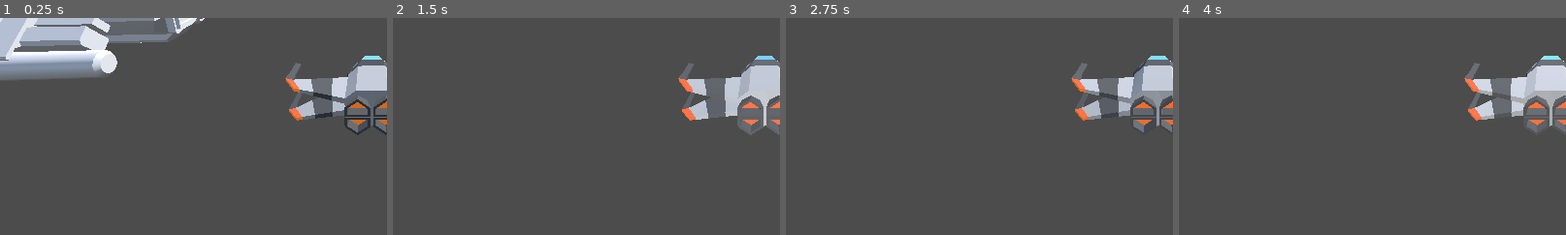
Above: before the commit, frames 1-4 (left to right).
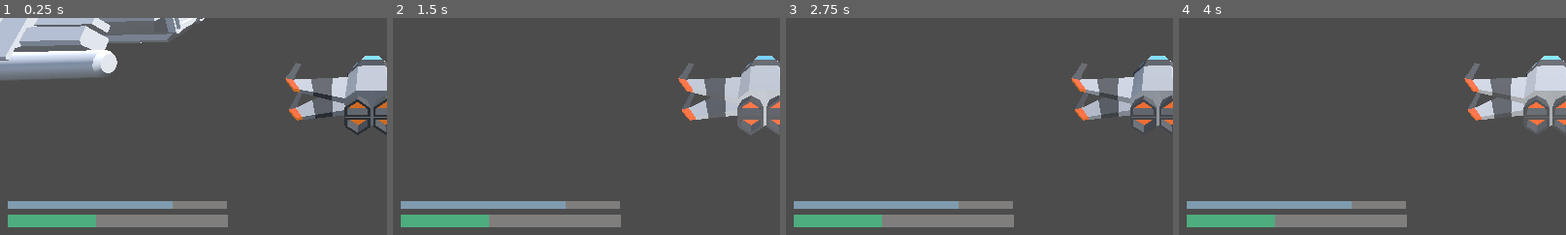
Above: after the commit, the same moments.

Repository: matousposp08/SpaceGame
Game: Godot game, scene res://scenes/lvl_1.tscn
The game is run twice, just before and just after one commit, with the same random seed, the same clock (stepped at 60 frames per second) and the same inputs. This scene is started directly instead of the project's main scene. A sky picture missing from this copy of the repository is replaced by a grey-blue gradient.
Inputs (mouse positions are % of the whole screen's width and height, from its top left):
- Up to frame 1 (0.25 s): no input
- Up to frame 2 (1.5 s): tap Enter (ui_accept) at 0.5, 0.77 s; move the mouse to (72, 45) at 0.52 s; hold Right (ui_right) 0.53-1.28 s; hold Shift (boost) 0.53-1.28 s; move the mouse to (45, 50) at 1.27 s; hold Up (ui_up) from 1.28 s (still down); tap Space (shoot) at 1.35 s
- Up to frame 3 (2.75 s): keep holding Up (ui_up); tap Enter (ui_accept) at 1.52 s; move the mouse to (52, 48) at 2.02 s; hold Shift (boost) from 2.03 s (still down)
- Up to frame 4 (4 s): keep holding Up (ui_up); move the mouse to (49, 52) at 2.77 s; release Shift (boost) at 2.78 s; tap Space (shoot) at 2.85 s; tap Enter (ui_accept) at 3.02, 3.77 s; move the mouse to (57, 51) at 3.52 s; hold Shift (boost) from 3.53 s (still down)
The pictures show only the part of the screen within x 2-52%, y 47-97%; the shares and areas given below are measured in that part.

The runs differ from the first frame. In frame 1, 5.3% of the frame differs, in the area x 2-59%, y 84-97%; in frame 2, 5.3%; in frame 3, 5.3%; in frame 4, 5.3%.

Commit message:
PLAne uI start

Diff:
--- a/Dogfights/scenes/lvl_1.tscn
+++ b/Dogfights/scenes/lvl_1.tscn
@@ -1,10 +1,11 @@
-[gd_scene load_steps=9 format=3 uid="uid://nk6qabb2taqa"]
+[gd_scene load_steps=10 format=3 uid="uid://nk6qabb2taqa"]
 
 [ext_resource type="Script" path="res://scenes/lvl_1.gd" id="1_i8b6u"]
 [ext_resource type="Texture2D" uid="uid://gqdtxl4r2dox" path="res://textures/SolAsteroidBeltHDRI.png" id="1_kgga5"]
 [ext_resource type="PackedScene" uid="uid://b443ceba685uv" path="res://scenes/ship.tscn" id="2_fgw7v"]
 [ext_resource type="PackedScene" uid="uid://c740l5vtekp3s" path="res://scenes/npc.tscn" id="3_twgb4"]
 [ext_resource type="Script" path="res://scenes/npc.gd" id="5_uy5s0"]
+[ext_resource type="PackedScene" uid="uid://ctrxxju7y0exu" path="res://scenes/plaine_ui.tscn" id="6_8x7px"]
 
 [sub_resource type="PanoramaSkyMaterial" id="PanoramaSkyMaterial_br6vi"]
 panorama = ExtResource("1_kgga5")
@@ -33,3 +34,5 @@
 [node name="NPC" parent="." instance=ExtResource("3_twgb4")]
 transform = Transform3D(-0.140766, 0, 1.99504, 0, 2, 0, -1.99504, 0, -0.140766, 4.89318, 1.1463, 3.39655)
 script = ExtResource("5_uy5s0")
+
+[node name="PLAINE UI" parent="." instance=ExtResource("6_8x7px")]
--- /dev/null
+++ b/Dogfights/scenes/plaine_ui.tscn
@@ -0,0 +1,38 @@
+[gd_scene load_steps=5 format=3 uid="uid://ctrxxju7y0exu"]
+
+[sub_resource type="StyleBoxFlat" id="StyleBoxFlat_o4dns"]
+bg_color = Color(0.819608, 0.796078, 0.780392, 1)
+
+[sub_resource type="StyleBoxFlat" id="StyleBoxFlat_62com"]
+bg_color = Color(0, 0.964706, 0.501961, 1)
+
+[sub_resource type="StyleBoxFlat" id="StyleBoxFlat_n1gka"]
+bg_color = Color(0.819608, 0.796078, 0.780392, 1)
+
+[sub_resource type="StyleBoxFlat" id="StyleBoxFlat_ux8nf"]
+bg_color = Color(0.486275, 0.784314, 1, 1)
+
+[node name="PLAINE UI" type="CanvasLayer"]
+
+[node name="Node2D" type="Node2D" parent="."]
+modulate = Color(1, 1, 1, 0.392157)
+
+[node name="ProgressBar" type="ProgressBar" parent="Node2D"]
+offset_left = 36.0
+offset_top = 600.0
+offset_right = 363.0
+offset_bottom = 619.0
+theme_override_styles/background = SubResource("StyleBoxFlat_o4dns")
+theme_override_styles/fill = SubResource("StyleBoxFlat_62com")
+value = 40.0
+show_percentage = false
+
+[node name="ProgressBar2" type="ProgressBar" parent="Node2D"]
+offset_left = 36.0
+offset_top = 580.0
+offset_right = 362.0
+offset_bottom = 592.0
+theme_override_styles/background = SubResource("StyleBoxFlat_n1gka")
+theme_override_styles/fill = SubResource("StyleBoxFlat_ux8nf")
+value = 75.0
+show_percentage = false
